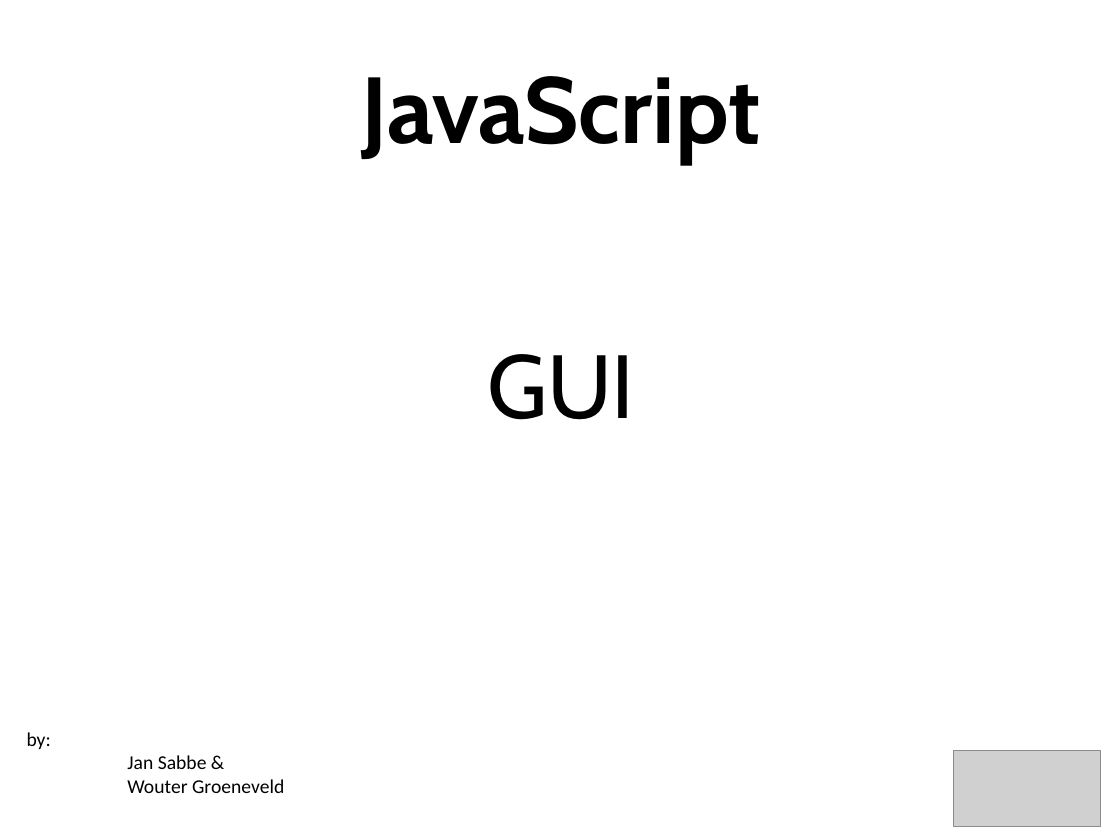
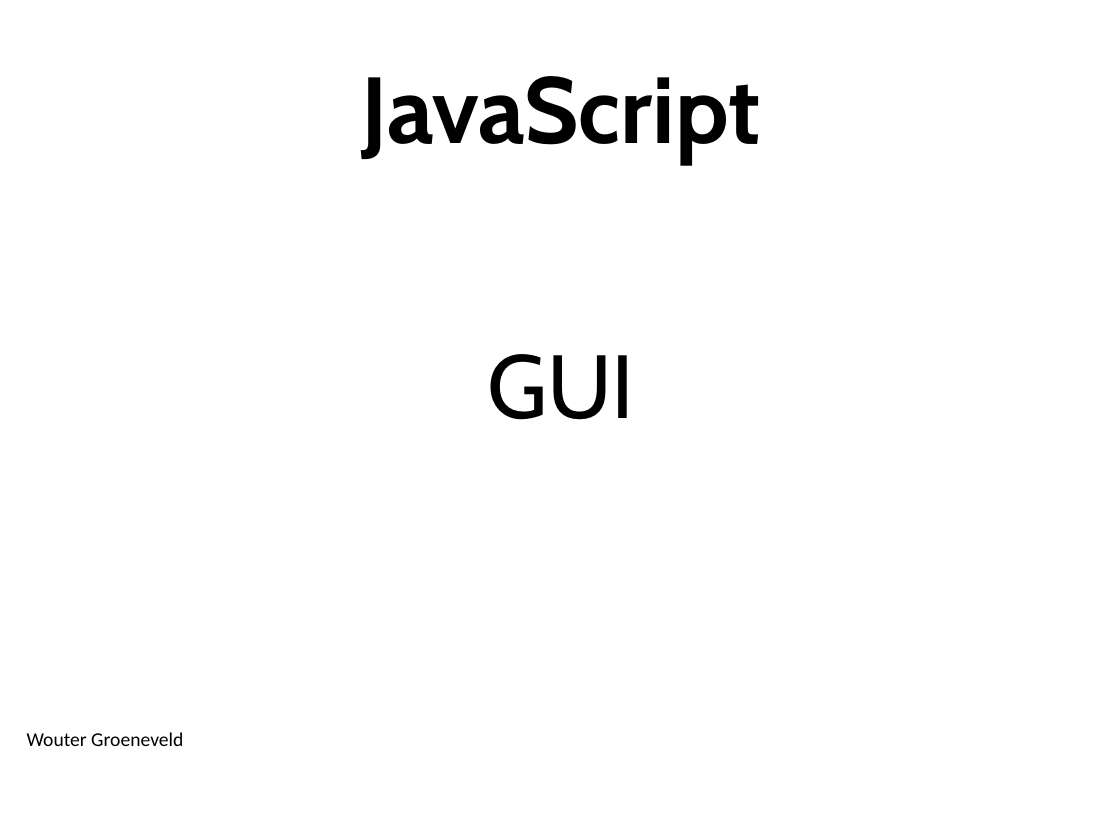
Before and after one commit to wgroeneveld/js-course, a slide deck: slide 1 of advanced/presentatie.ppt. Drawn at 1120x840 pixels with LibreOffice and Linux fonts; fonts in the diff are those of the drawing; grey boxes stand for pictures. Boxes give left, top, right and bottom in pixels: in the first picture for what was removed or moved away, otherwise in the second. Text is boxed around its words. In the diff, an @@ line names an element or a change of style, - is before the commit and + after.

```diff
--- a/advanced/presentatie.ppt
+++ b/advanced/presentatie.ppt
@@ text at [27, 732, 207, 769]: paragraphs removed @@
-by:
-Jan Sabbe &
@@ picture removed at [954, 751, 1101, 827] @@
```
Also in this commit, not shown: 2 other files.
